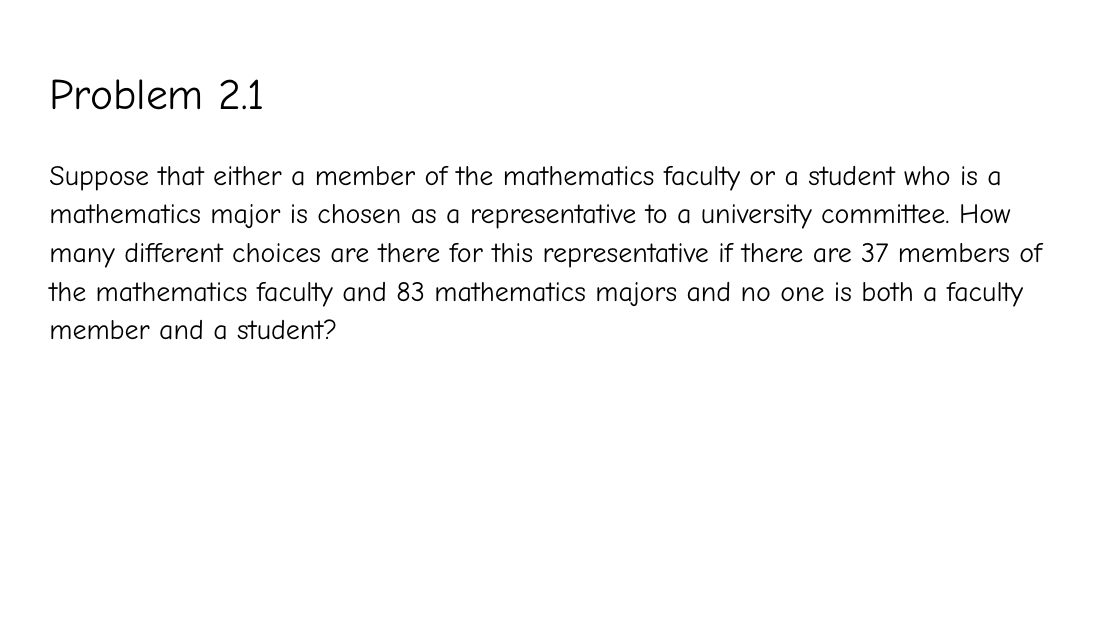
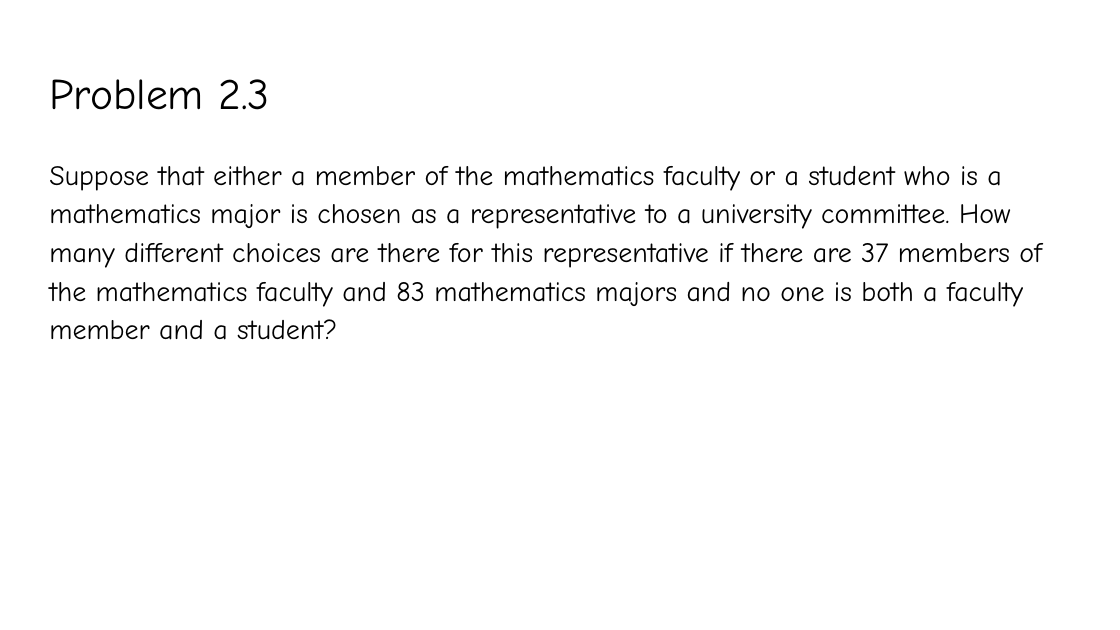
Before and after one commit to YeasirRayhanPrince/yeasirrayhanprince.github.io, a slide deck: slide 13 of cse106/slides/Lecture7.pptx (slide 11 before the commit). Drawn at 1120x630 pixels with LibreOffice and Linux fonts; fonts in the diff are those of the drawing. Boxes give left, top, right and bottom in pixels: in the first picture for what was removed or moved away, otherwise in the second. Text is boxed around its words. In the diff, an @@ line names an element or a change of style, - is before the commit and + after.

```diff
--- a/cse106/slides/Lecture7.pptx
+++ b/cse106/slides/Lecture7.pptx
@@ title at (x1=49, y1=79, x2=269, y2=110): text changed @@
-Problem 2.1
+Problem 2.3
```
Also in this commit, not shown: 5 other slides changed, 6 slides added, 7 slides removed.
